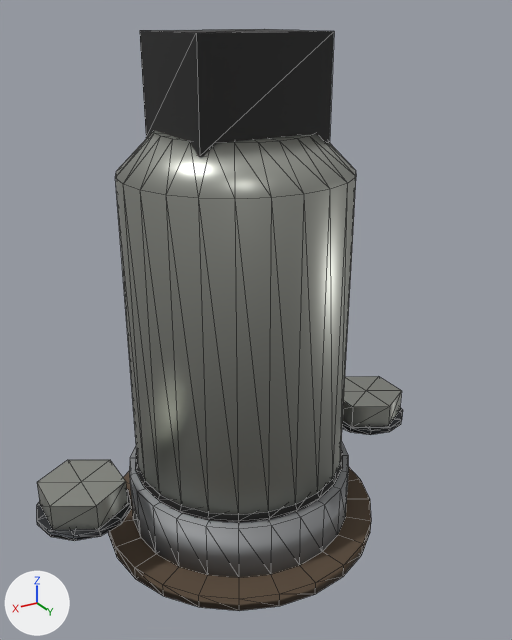
Renders of the glTF model porsche-911sc-engine/parts/cold-start-valve.glb from each side of a commit.
Rendered twice from a 50 mm camera at (-24.9, 202.3, 322.3) aimed at (-59.5, 144.7, 293.5). Lighting does not change. The marker at lower left points along +X, +Y and +Z. The first picture is the older version. Mesh edges are drawn as thin lines. Where no turn or scale is listed for an object, it has been applied to the vertices. Vertices at exactly the same position are counted once.
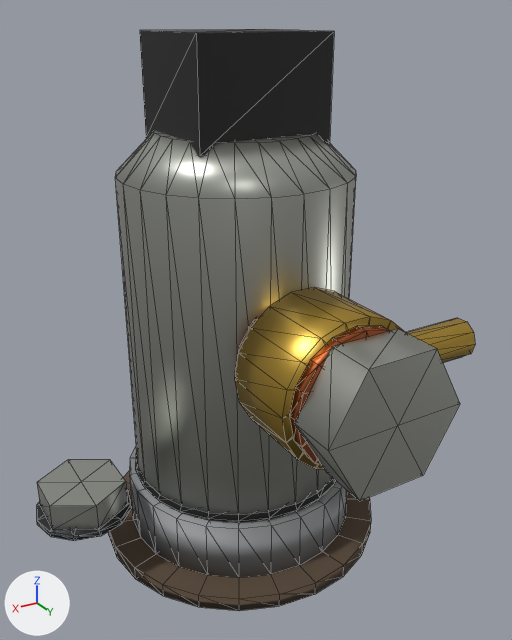
The newer file is also turned or shifted as a whole; pictures and numbers use the older file's frame.

Where the change shows, as pixel boxes (x1, y1, x2, y2) in the pictures (512 x 640 px):
'Mesh_3', reshaped (16% wider): before (37, 130, 402, 530); after (37, 130, 460, 530)
'Mesh_7', added (yellow): after (234, 287, 475, 469)
'Mesh_6', added (mostly hidden): after (235, 316, 390, 466)
part 1 of me_mesh_3, added: after (294, 329, 460, 501)

Diff of the bpy script that builds the scene:
```diff
--- a/porsche-911sc-engine/parts/cold-start-valve.glb.py
+++ b/porsche-911sc-engine/parts/cold-start-valve.glb.py
@@ mat_brass @@
+mat_brass = principled_material('brass')
+mat_brass.base_color = (0.584, 0.376, 0.0685)  # yellow #c9a54a
+mat_brass.metallic = 1.0
+mat_brass.roughness = 0.35
@@ mat_copper @@
+mat_copper = principled_material('copper')
+mat_copper.base_color = (0.479, 0.136, 0.0482)  # orange #b8673e
+mat_copper.metallic = 1.0
+mat_copper.roughness = 0.3
@@ me_mesh_3 @@
 # used by ob_mesh_3; location = (-60.0, 140.0, 293.2)
-me_mesh_3.from_pydata(...)  # 148 vertices, 240 faces; spans x -23.0..23.0, y -12.0..12.0, z -18.7..18.7
+me_mesh_3.from_pydata(...)  # 162 vertices, 264 faces; spans x -23.0..23.0, y -12.0..26.0, z -18.7..18.7
+# me_mesh_3 part 1: a new loose piece, a 6-sided cylinder along y spanning x -6.9..6.9, y 21.4..26.0, z -7.3..4.8, in mat_zincplate (grey #b4b6ae)
 me_mesh_3.materials.append(mat_zincplate)
@@ me_mesh_7 @@
+me_mesh_7.from_pydata(...)  # 120 vertices, 196 faces; spans x -12.2..12.2, y -7.1..7.1, z -7.2..7.2
+me_mesh_7.materials.append(mat_brass)  # yellow #c9a54a
@@ me_mesh_6 @@
+me_mesh_6.from_pydata(...)  # 128 vertices, 192 faces; spans x -6.6..6.6, y -5.2..5.2, z -6.6..6.6
+me_mesh_6.materials.append(mat_copper)  # orange #b8673e
@@ ob_mesh_7 @@
+ob_mesh_7 = bpy.data.objects.new('Mesh_7', me_mesh_7)
+ob_mesh_7.location = (-64.8, 153.1, 292.0)
@@ ob_mesh_6 @@
+ob_mesh_6 = bpy.data.objects.new('Mesh_6', me_mesh_6)
+ob_mesh_6.location = (-60.0, 156.2, 292.0)
```
